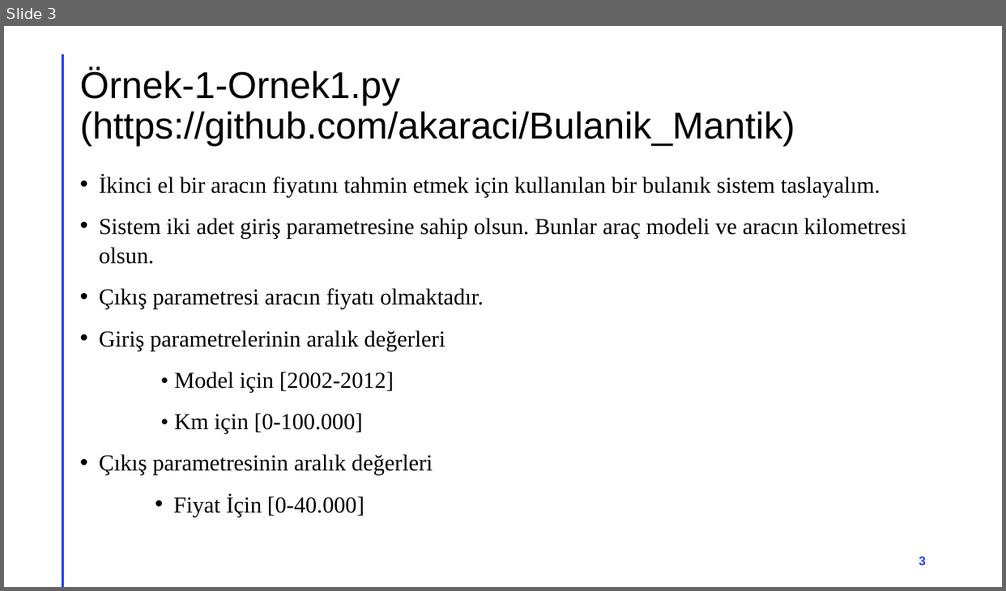
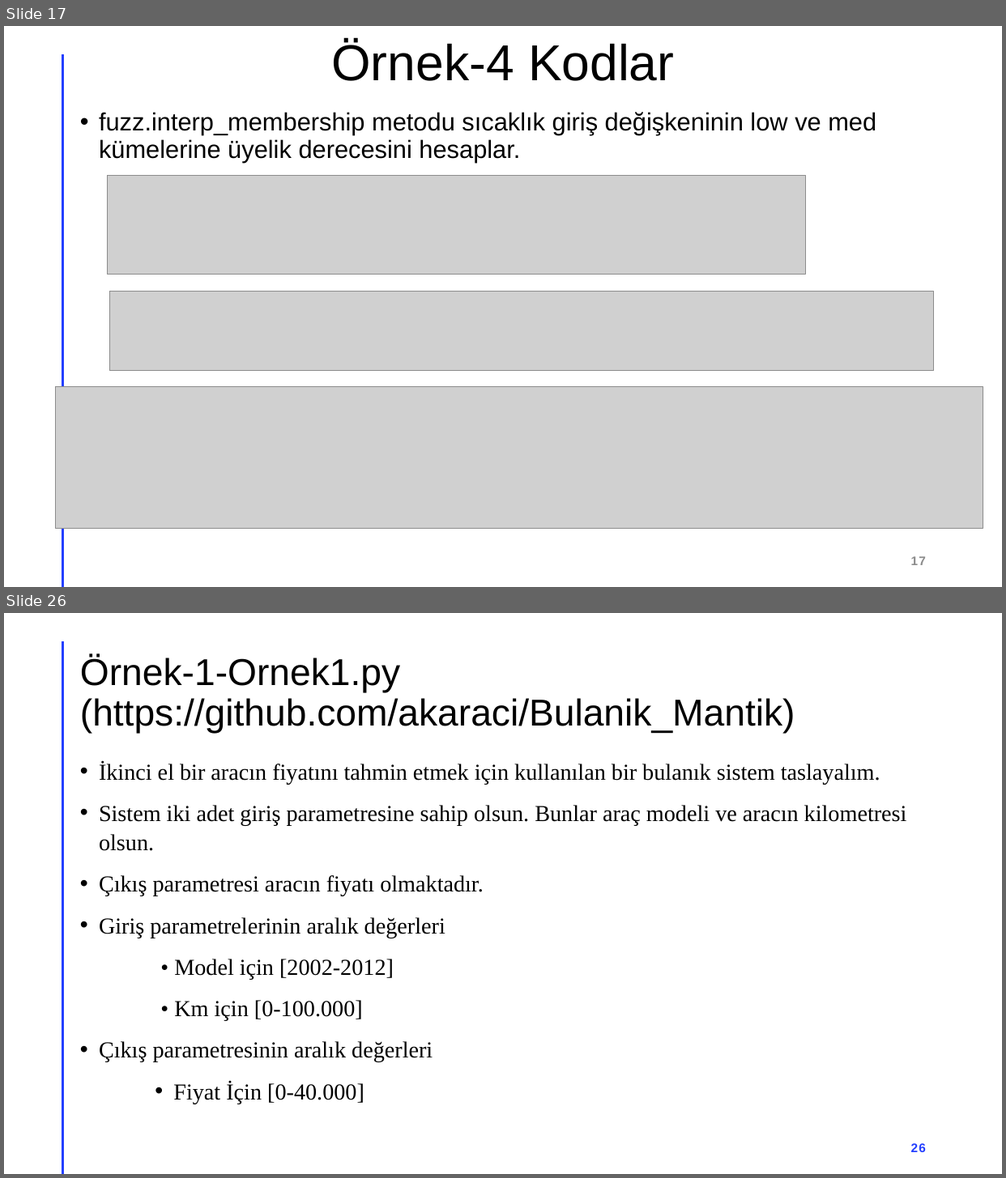
Before and after one commit to akaraci/Bulanik_Mantik, a slide deck: Örnekler.pptx. Shown one above the other, each under a label of ours: slide 3 before the commit, slides 17 and 26 after it; the slides between them are not shown. The pictures are 1006x591 and 1006x1178 pixels, drawn with LibreOffice and Linux fonts; fonts in the diff are those of the drawing; grey boxes stand for pictures. Boxes give left, top, right and bottom in pixels: in the first picture for what was removed or moved away, otherwise in the second. Text is boxed around its words. In the diff, an @@ line names an element or a change of style, - is before the commit and + after.

```diff
--- a/Örnekler.pptx
+++ b/Örnekler.pptx
@@ slide 17 added at [4, 26, 1002, 587], background #FFFFFF; not listed: 1 template element that a slide beside it also shows @@
@@ title added at [332, 41, 674, 81], 48.6 pt, text #000000 @@
+Örnek-4 Kodlar
@@ text added at [99, 112, 876, 162], 24 pt, text #000000 @@
+• fuzz.interp_membership metodu sıcaklık giriş değişkeninin low ve med kümelerine üyelik derecesini hesaplar.
@@ picture added at [108, 176, 806, 275] @@
@@ picture added at [109, 292, 934, 371] @@
@@ picture added at [56, 386, 982, 529] @@
@@ page number added at [911, 557, 926, 565], 12 pt, text #8C8C8C, bold @@
+17
@@ what was slide 3 is now slide 26 @@
@@ page number at [911, 1144, 926, 1152]: text changed @@
-3
+26
```
Also in this commit, not shown: 2 slides changed, 22 other slides added.
